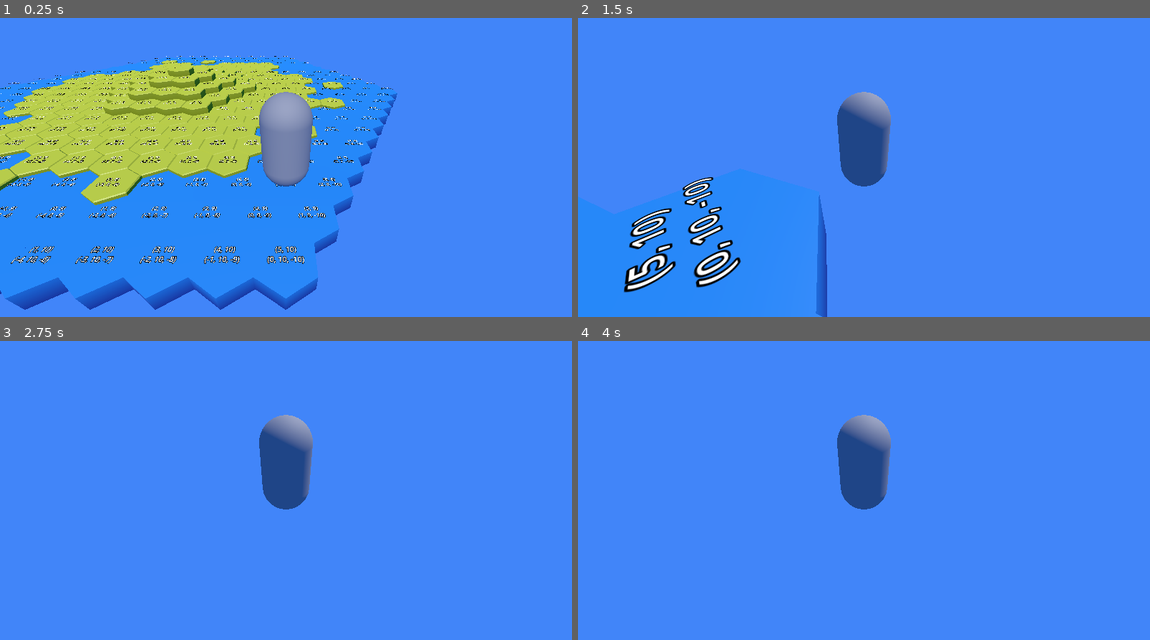
Above: before the commit, frames 1-4 (two rows, left to right).
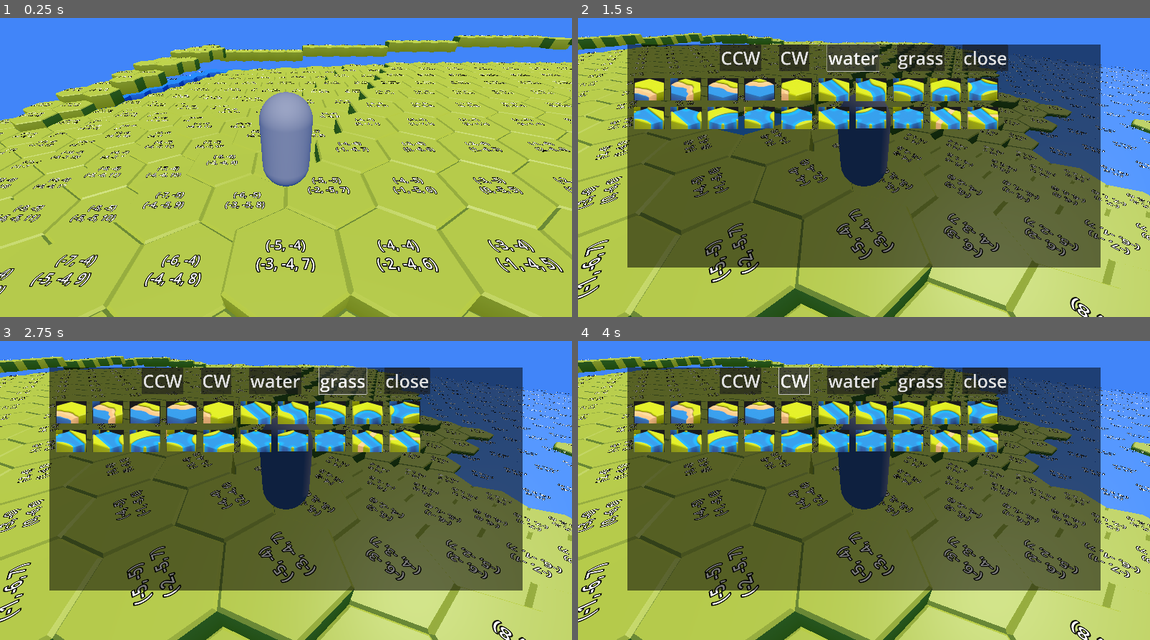
Above: after the commit, the same moments.

Repository: super-goose/hex-terrain
Game: Godot game, scene res://main.tscn
Same seed, same stepped clock (60 frames per second), same inputs: the game is played once before the commit and once after it.
Inputs (mouse positions are in pixels of both pictures, inside the frame that each line leads up to):
- Up to frame 1 (0.25 s): no input
- Up to frame 2 (1.5 s): tap Enter (ui_accept) at 0.5, 0.77 s; move the mouse to (989, 140) at 0.52 s; hold Right (ui_right) 0.53-1.25 s; click (989, 140) at 0.67 s; click (852, 56) at 1.25 s, where only the run after the commit has a clickable "water"
- Up to frame 3 (2.75 s): click (343, 379) at 2 s, where only the run after the commit has a clickable "grass"
- Up to frame 4 (4 s): click (738, 379) at 2.75 s, where only the run after the commit has a clickable "CCW"; click (795, 379) at 3.5 s, where only the run after the commit has a clickable "CW"

The runs differ from the first frame. In frame 1, 75% of the frame differs, in the area x 0-100%, y 5-100%; in frame 2, 89%; in frame 3, 89%, in the area x 0-100%, y 4-100%; in frame 4, 89%.

Commit message:
just need to fine tune this, but it's pretty solid

Diff:
--- a/main.tscn
+++ b/main.tscn
@@ -6,17 +6,21 @@
 [ext_resource type="PackedScene" uid="uid://bfrkmjolspayk" path="res://menu.tscn" id="4_oin7w"]
 [ext_resource type="PackedScene" uid="uid://ben0lpg4rudnj" path="res://controls.tscn" id="5_din6e"]
 
+[sub_resource type="FastNoiseLite" id="FastNoiseLite_k3woj"]
+noise_type = 0
+frequency = 0.0107
+
 [sub_resource type="Environment" id="Environment_707ex"]
 
 [node name="Main" type="Node3D"]
 script = ExtResource("1_ahtbd")
 
 [node name="Terrain" parent="." instance=ExtResource("2_rg7bv")]
-width = 20
-length = 30
-q_radius = 10
-r_radius = 10
-s_radius = 10
+q_radius = 20
+r_radius = 20
+s_radius = 20
+max_distance_for_elevation = 7
+noise = SubResource("FastNoiseLite_k3woj")
 
 [node name="DirectionalLight3D" type="DirectionalLight3D" parent="."]
 transform = Transform3D(1, 0, 0, 0, 0.57629, 0.817245, 0, -0.817245, 0.57629, 0, -4.13054, 0)
--- a/terrain.gd
+++ b/terrain.gd
@@ -1,43 +1,39 @@
 @tool
 extends Node3D
 
-@export var width = 10
-@export var length = 10
 @export var q_radius = 5
 @export var r_radius = 5
 @export var s_radius = 5
+@export var max_distance_for_elevation = 5
+@export var noise = FastNoiseLite.new()
+
 
 var Tile = preload("res://tile.tscn")
 var tiles = {}
 
-func add_tile_to_map(q, r, s):
+func add_tile_to_map(q, r, s, noise_value):
 	var type = 'grass'
+	var elevation = int(10 * noise_value + 3)
 
 	# decide if the tile is different
 	# if we are near the edge, make it be water
 	# determine min distance from the edge
-	var elevation = 0
-	#var dx = min(x, width - 1 - x)
-	#var dz = min(z, length - 1 - z)
-	#var d_edge = min(dx, dz)
 	var dq = q_radius - abs(q)
 	var dr = r_radius - abs(r)
 	var ds = s_radius - abs(s)
 
-
 	var d_edge = min(dq, dr, ds)
 
-	if d_edge < 2:
+	if d_edge < 1 or elevation < 0:
 		type = 'water'
-	elif d_edge < 5:
-		var coef = randi() % 3
-
-		if coef < d_edge - 1:
-			type = 'grass'
-		else:
-			type = 'water'
-	elif d_edge > 6:
-		elevation += d_edge - 6
+		elevation = 0
+	#elif d_edge < 5:
+		#var coef = randi() % 3
+		#
+		#if coef < d_edge - 2:
+			#type = 'grass'
+		#else:
+			#type = 'water'
 
 	var coord = { 'q': q, 'r': r, 's': s }
 	tiles[to_cubic_coords_key({ 'q': q, 'r': r, 's': s })] = {
@@ -48,15 +44,48 @@
 		'elevation': elevation,
 	}
 
-func _ready():
-	randomize()
-	# define the tiles
+func get_distance_to_nearest_water(coord):
+	# quick and dirty
+	for d in range(0, max_distance_for_elevation):
+		var all_hexes = get_all_hexes_within_distance(d, coord)
+		if all_hexes.filter(
+			func filter__water_tiles_from_coord_keys(coord):
+				return coord in tiles and filter__water_tiles(tiles[coord])
+		).size():
+			return d
+	return max_distance_for_elevation
+
+func assign_elevations():
+	for q in range(-q_radius, q_radius + 1):
+		for r in range(-r_radius, r_radius + 1):
+			var s = -q - r
+			var coord = { 'q': q, 'r': r, 's': s }
+			var distance_to_water = get_distance_to_nearest_water(coord)
+			if distance_to_water - 1 > 0:
+				if to_cubic_coords_key(coord) in tiles:
+					tiles[to_cubic_coords_key(coord)]['elevation'] = distance_to_water - 1
+
+func generate_map():
+	var noise = FastNoiseLite.new()
+	noise.noise_type = FastNoiseLite.TYPE_SIMPLEX
+	noise.seed = randi()
+	noise.fractal_octaves = 5
+	noise.fractal_gain = 0.5
+	noise.frequency = 0.01
+
 	for q in range(-q_radius, q_radius + 1):
 		for r in range(-r_radius, r_radius + 1):
 			for s in range(-s_radius, s_radius + 1):
 				if q + r + s == 0:
-					add_tile_to_map(q, r, s)
+					add_tile_to_map(q, r, s, noise.get_noise_3d(q, r, s))
 
+
+func _ready():
+	randomize()
+	# define the tiles
+	generate_map()
+
+	assign_elevations()
 
 	# add the tiles
 	for coord in tiles:
@@ -78,9 +107,9 @@
 	var p = cube_to_oddr(p_cube)
 	var x = p['x']
 	var z = p['z']
-	var y_offset = elevation / 2.0
-	var z_offset = z * (3 / sqrt(3)) - ((3 * length / 2) / sqrt(3))
-	var x_offset = x * 2 - width
+	var y_offset = max(elevation / 2.0, 0)
+	var z_offset = z * (3 / sqrt(3))
+	var x_offset = x * 2
 	if z & 1 == 1:
 		x_offset += 1
 
@@ -106,8 +135,7 @@
 func filter__water_tiles(ht):
 	if not ht:
 		return false
-	if ht['type'] == 'water':
-		return true
+	return ht['type'] == 'water'
 
 func get_neighbors(x, z):
 	return[
@@ -121,6 +149,10 @@
 		func _neighbor_map(key):
 			return tiles[key] if tiles.has(key) else null
 	)
+
+'''
+UTIL FUNCTIONS
+'''
 
 func to_coords_key(x, z):
 	return "%s,%s" % [x, z]
@@ -148,3 +180,13 @@
 	var q = hex['x'] - (hex['z'] - (hex['z']&1)) / 2
 	var r = hex['z']
 	return { 'q': q, 'r': r, 's': -q-r }
+
+func get_all_hexes_within_distance(d, hex):
+	var results = []
+	for q in range(hex['q'] - d, hex['q'] + d + 1):
+		for r in range(hex['r'] - d, hex['r'] + d + 1):
+			var s = -q - r
+			var coord = to_cubic_coords_key({ 'q': q, 'r': r, 's': s })
+			if coord in tiles:
+				results.append(coord)
+	return results
Not shown: 1 places in main.tscn that only renumber resources
